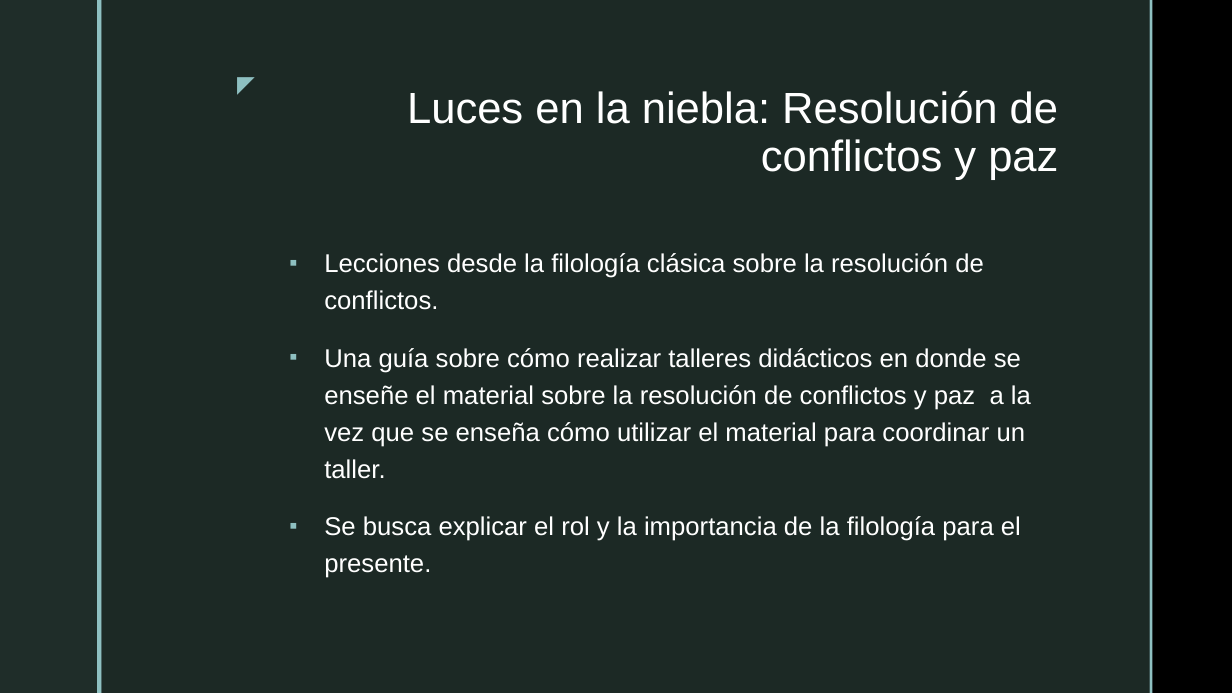
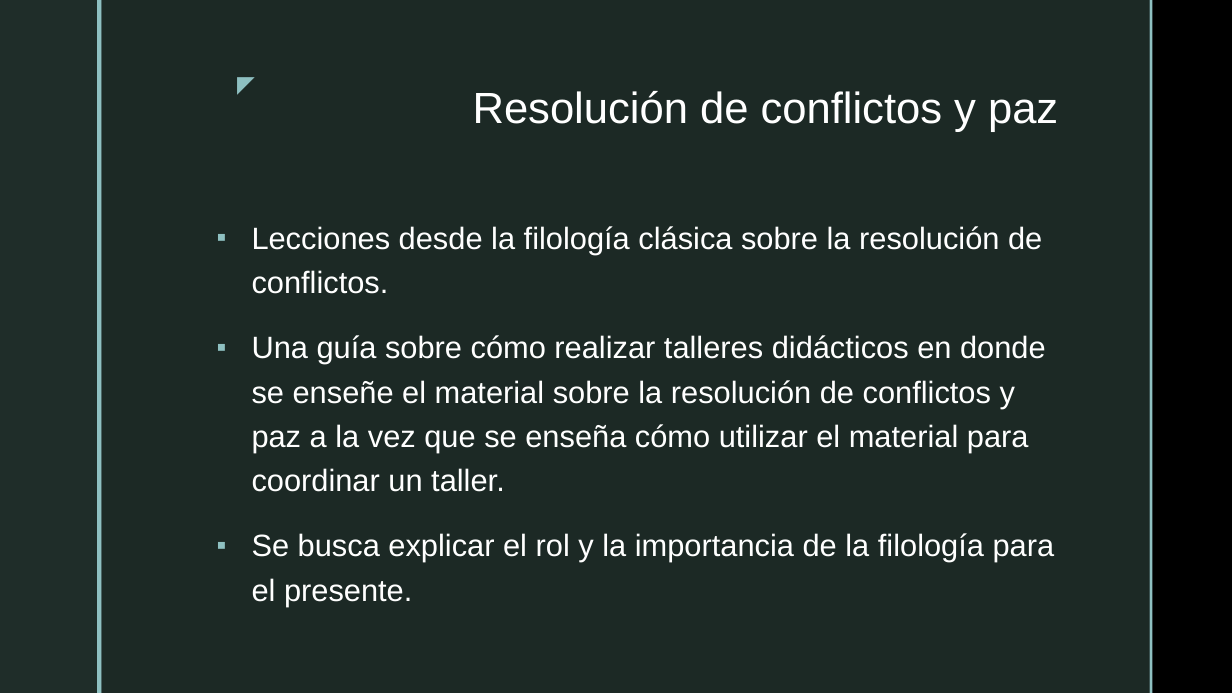
Before and after one commit to jcunisabana/philandfilm, a slide deck: slide 7 of luces en la niebla.pptx. Drawn at 1232x693 pixels with LibreOffice and Linux fonts; fonts in the diff are those of the drawing; background and template pictures are left out. Boxes give left, top, right and bottom in pixels: in the first picture for what was removed or moved away, otherwise in the second. Text is boxed around its words. In the diff, an @@ line names an element or a change of style, - is before the commit and + after.

```diff
--- a/luces en la niebla.pptx
+++ b/luces en la niebla.pptx
@@ title at (473, 91, 1058, 132): text changed @@
-Luces en la niebla: Resolución de conflictos y paz
+Resolución de conflictos y paz
@@ text "Lecciones desde la filología clásica ...": place and size @@
-text "Lecciones desde la filología clásica ..." at (324, 253, 1031, 578)
+text "Lecciones desde la filología clásica ..." at (252, 226, 1055, 606)
@@ text "Lecciones desde la filología clásica ..." at (252, 226, 1055, 606): size 20 to 24 pt @@
```
Also in this commit, not shown: 8 other slides changed, 2 slides added, 2 slides removed, 1 other file.
